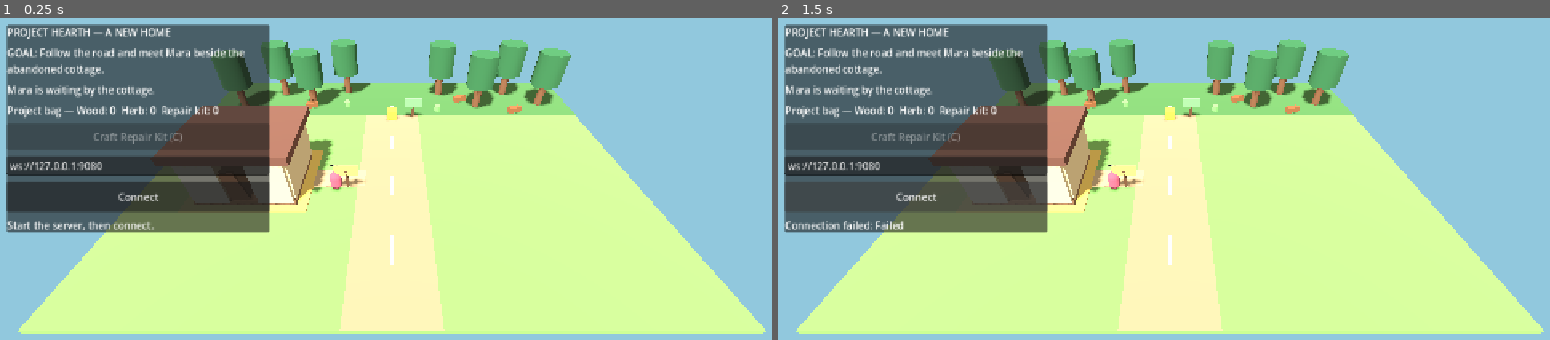
Above: before the commit, frames 1-2 (left to right).
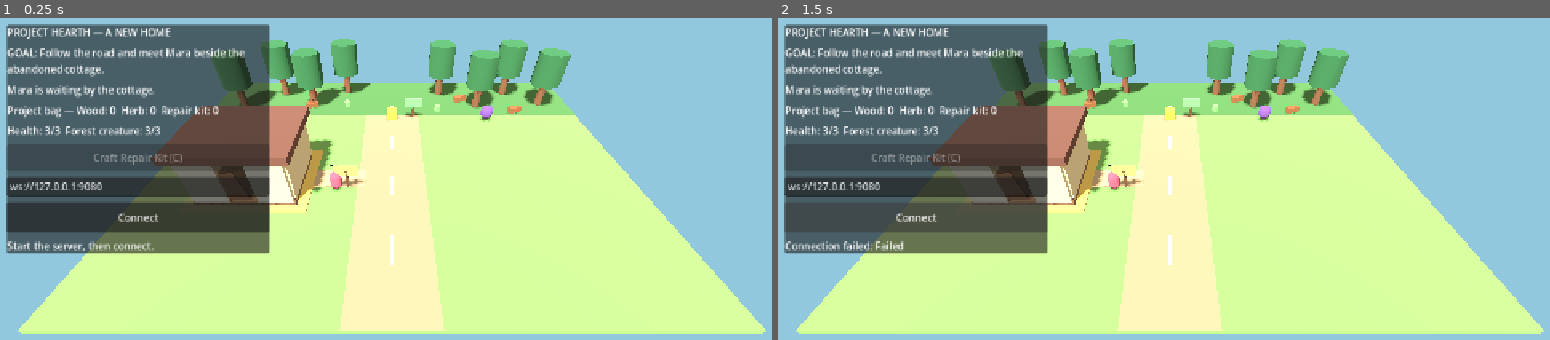
Above: after the commit, the same moments.

Repository: bayajitmohammed/project-hearth
Game: Godot game, scene res://main.tscn
The game is run twice, just before and just after one commit, with the same random seed, the same clock (stepped at 60 frames per second) and the same inputs.
Inputs:
- Up to frame 1 (0.25 s): no input
- Up to frame 2 (1.5 s): tap Enter at 0.5 s; hold D (move_right) 0.53-1.25 s; tap C (craft) at 0.6 s; tap E (interact) at 0.8 s; click "Connect" at 1.25 s

The runs differ from the first frame. In frame 1, 7.3% of the frame differs, in the area x 0-64%, y 27-74%; in frame 2, 7.2%.

Commit message:
Add forest creature and revive loop

Diff:
--- a/project.godot
+++ b/project.godot
@@ -63,6 +63,12 @@
 , Object(InputEventJoypadButton,"resource_local_to_scene":false,"resource_name":"","device":-1,"button_index":3,"pressure":0.0,"pressed":false,"script":null)
 ]
 }
+attack={
+"deadzone": 0.2,
+"events": [Object(InputEventKey,"resource_local_to_scene":false,"resource_name":"","device":16,"window_id":0,"alt_pressed":false,"shift_pressed":false,"ctrl_pressed":false,"meta_pressed":false,"pressed":false,"keycode":32,"physical_keycode":32,"key_label":32,"unicode":32,"location":0,"echo":false,"script":null)
+, Object(InputEventJoypadButton,"resource_local_to_scene":false,"resource_name":"","device":-1,"button_index":2,"pressure":0.0,"pressed":false,"script":null)
+]
+}
 
 [physics]
 
--- a/scripts/graybox_world.gd
+++ b/scripts/graybox_world.gd
@@ -15,6 +15,7 @@
 	var resource_nodes := _add_resources(root)
 	var repair_nodes := _add_repair_markers(root)
 	var repair_result_nodes := _add_repair_results(root)
+	var creature := _add_creature(root)
 
 	var supplies := _add_box(
 		root,
@@ -40,6 +41,7 @@
 		"resources": resource_nodes,
 		"repairs": repair_nodes,
 		"repair_results": repair_result_nodes,
+		"creature": creature,
 	}
 
 
@@ -171,6 +173,19 @@
 	for node: MeshInstance3D in nodes.values():
 		node.visible = false
 	return nodes
+
+
+static func _add_creature(root: Node3D) -> MeshInstance3D:
+	var creature := MeshInstance3D.new()
+	creature.name = "ForestCreature"
+	var mesh := CapsuleMesh.new()
+	mesh.radius = 0.55
+	mesh.height = 1.2
+	creature.mesh = mesh
+	creature.position = WorldStateModel.CREATURE_SPAWN
+	creature.material_override = _material(Color("7652a6"))
+	root.add_child(creature)
+	return creature
 
 
 static func _add_sign(root: Node3D, sign_name: String, sign_position: Vector3, color: Color) -> void:
--- a/scripts/main.gd
+++ b/scripts/main.gd
@@ -19,6 +19,7 @@
 var objective_label: Label
 var dialogue_label: Label
 var inventory_label: Label
+var combat_label: Label
 var address_input: LineEdit
 var connect_button: Button
 var craft_button: Button
@@ -27,6 +28,7 @@
 var resource_nodes: Dictionary = {}
 var repair_nodes: Dictionary = {}
 var repair_result_nodes: Dictionary = {}
+var creature_node: MeshInstance3D
 
 
 func _ready() -> void:
@@ -61,6 +63,8 @@
 		_request_interaction()
 	if Input.is_action_just_pressed("craft"):
 		_request_craft()
+	if Input.is_action_just_pressed("attack"):
+		_request_attack()
 
 
 func _process(delta: float) -> void:
@@ -79,6 +83,8 @@
 		world_state.move_player(token, pending_input, delta)
 		if world_state.try_collect(token):
 			_save_world()
+	if world_state.simulate_creature(delta, peer_to_token.values()):
+		_save_world()
 
 	snapshot_accumulator += delta
 	if snapshot_accumulator >= 0.05:
@@ -128,6 +134,18 @@
 	if not peer_to_token.has(sender_id):
 		return
 	if world_state.craft_repair_kit():
+		_save_world()
+		receive_snapshot.rpc(_snapshot_for_clients())
+
+
+@rpc("any_peer", "call_remote", "reliable")
+func request_attack() -> void:
+	if not is_server:
+		return
+	var sender_id := multiplayer.get_remote_sender_id()
+	if not peer_to_token.has(sender_id):
+		return
+	if world_state.attack_creature(peer_to_token[sender_id]):
 		_save_world()
 		receive_snapshot.rpc(_snapshot_for_clients())
 
@@ -139,7 +157,9 @@
 	for token: String in positions:
 		seen_tokens[token] = true
 		var position: Vector3 = positions[token]
-		_get_or_create_player_node(token).position = position
+		var player_node := _get_or_create_player_node(token)
+		player_node.position = position
+		player_node.scale = Vector3(1.0, 0.35, 1.0) if bool(snapshot.get("downed_players", {}).get(token, false)) else Vector3.ONE
 	for token: String in player_nodes.keys():
 		if not seen_tokens.has(token):
 			player_nodes[token].queue_free()
@@ -161,6 +181,10 @@
 		materials,
 		repairs
 	)
+	var creature_defeated := bool(snapshot.get("creature_defeated", false))
+	creature_node.visible = not creature_defeated
+	creature_node.position = snapshot.get("creature_position", WorldStateModel.CREATURE_SPAWN)
+	_update_combat_interface(snapshot, creature_defeated)
 
 
 func _start_server(port: int) -> void:
@@ -233,6 +257,11 @@
 		"materials": world_state.materials.duplicate(),
 		"gathered_resources": world_state.gathered_resources.duplicate(),
 		"repaired_parts": world_state.repaired_parts.duplicate(),
+		"player_health": world_state.player_health.duplicate(),
+		"downed_players": world_state.downed_players.duplicate(),
+		"creature_position": world_state.creature_position,
+		"creature_health": world_state.creature_health,
+		"creature_defeated": world_state.creature_defeated,
 	}
 
 
@@ -287,6 +316,7 @@
 	resource_nodes = world_nodes["resources"]
 	repair_nodes = world_nodes["repairs"]
 	repair_result_nodes = world_nodes["repair_results"]
+	creature_node = world_nodes["creature"]
 
 
 func _build_interface() -> void:
@@ -321,6 +351,9 @@
 	inventory_label = Label.new()
 	inventory_label.text = "Project bag — Wood: 0  Herb: 0  Repair kit: 0"
 	content.add_child(inventory_label)
+	combat_label = Label.new()
+	combat_label.text = "Health: 3/3  Forest creature: 3/3"
+	content.add_child(combat_label)
 	craft_button = Button.new()
 	craft_button.text = "Craft Repair Kit (C)"
 	craft_button.custom_minimum_size.y = 42.0
@@ -367,6 +400,11 @@
 	craft_touch_button.custom_minimum_size = Vector2(88.0, 72.0)
 	craft_touch_button.pressed.connect(_request_craft)
 	controls.add_child(craft_touch_button)
+	var attack_touch_button := Button.new()
+	attack_touch_button.text = "Attack"
+	attack_touch_button.custom_minimum_size = Vector2(88.0, 72.0)
+	attack_touch_button.pressed.connect(_request_attack)
+	controls.add_child(attack_touch_button)
 
 
 func _add_touch_button(parent: Control, label: String, direction: String) -> void:
@@ -397,6 +435,23 @@
 func _request_craft() -> void:
 	if client_connected:
 		request_craft_repair_kit.rpc_id(1)
+
+
+func _request_attack() -> void:
+	if client_connected:
+		request_attack.rpc_id(1)
+
+
+func _update_combat_interface(snapshot: Dictionary, creature_defeated: bool) -> void:
+	var health := int(snapshot.get("player_health", {}).get(local_token, WorldStateModel.PLAYER_MAX_HEALTH))
+	var is_downed := bool(snapshot.get("downed_players", {}).get(local_token, false))
+	var creature_text := "defeated" if creature_defeated else "%d/%d" % [int(snapshot.get("creature_health", 0)), WorldStateModel.CREATURE_MAX_HEALTH]
+	combat_label.text = "Health: %d/%d%s  Forest creature: %s" % [
+		health,
+		WorldStateModel.PLAYER_MAX_HEALTH,
+		" — DOWNED, another player must use E nearby" if is_downed else "",
+		creature_text,
+	]
 
 
 func _update_quest_interface(quest_stage: String, materials: Dictionary, repairs: Dictionary) -> void:
--- a/scripts/world_state.gd
+++ b/scripts/world_state.gd
@@ -26,6 +26,9 @@
 	"wall": Vector3(-13.7, 0.6, 3.0),
 	"garden": Vector3(-7.0, 0.6, 0.3),
 }
+const CREATURE_SPAWN := Vector3(9.0, 0.65, -6.5)
+const CREATURE_MAX_HEALTH := 3
+const PLAYER_MAX_HEALTH := 3
 
 var collectible_collected := false
 var positions: Dictionary = {}
@@ -33,15 +36,28 @@
 var materials := {"wood": 0, "herb": 0, "repair_kit": 0}
 var gathered_resources: Dictionary = {}
 var repaired_parts := {"door": false, "wall": false, "garden": false}
+var player_health: Dictionary = {}
+var downed_players: Dictionary = {}
+var creature_position := CREATURE_SPAWN
+var creature_health := CREATURE_MAX_HEALTH
+var creature_defeated := false
+var creature_attack_cooldown := 0.0
 
 
 func register_player(player_token: String) -> Vector3:
 	if not positions.has(player_token):
 		positions[player_token] = SPAWN_POINT
+	if not player_health.has(player_token):
+		player_health[player_token] = PLAYER_MAX_HEALTH
+	if not downed_players.has(player_token):
+		downed_players[player_token] = false
 	return positions[player_token]
 
 
 func move_player(player_token: String, input_vector: Vector2, delta: float) -> Vector3:
+	register_player(player_token)
+	if bool(downed_players.get(player_token, false)):
+		return positions[player_token]
 	var direction := Vector3(input_vector.x, 0.0, input_vector.y)
 	if direction.length_squared() > 1.0:
 		direction = direction.normalized()
@@ -119,10 +135,69 @@
 
 func interact(player_token: String) -> bool:
 	return (
-		interact_with_mara(player_token)
+		try_revive_player(player_token)
+		or interact_with_mara(player_token)
 		or try_gather_resource(player_token)
 		or try_repair_cottage(player_token)
 	)
+
+
+func attack_creature(player_token: String) -> bool:
+	register_player(player_token)
+	if creature_defeated or bool(downed_players.get(player_token, false)):
+		return false
+	if positions[player_token].distance_to(creature_position) > 2.0:
+		return false
+	creature_health -= 1
+	if creature_health <= 0:
+		creature_health = 0
+		creature_defeated = true
+	return true
+
+
+func simulate_creature(delta: float, active_tokens: Array) -> bool:
+	if creature_defeated:
+		return false
+	creature_attack_cooldown = maxf(creature_attack_cooldown - delta, 0.0)
+	var target_token := ""
+	var target_distance := INF
+	for player_token: String in active_tokens:
+		register_player(player_token)
+		if bool(downed_players.get(player_token, false)):
+			continue
+		var distance := creature_position.distance_to(positions[player_token])
+		if distance < target_distance:
+			target_distance = distance
+			target_token = player_token
+	if target_token.is_empty() or target_distance > 6.0:
+		return false
+	var target_position: Vector3 = positions[target_token]
+	if target_distance > 1.15:
+		var direction := (target_position - creature_position).normalized()
+		creature_position += direction * minf(1.5 * delta, target_distance - 1.0)
+		creature_position.y = CREATURE_SPAWN.y
+		return false
+	if creature_attack_cooldown > 0.0:
+		return false
+	creature_attack_cooldown = 1.0
+	player_health[target_token] = maxi(int(player_health[target_token]) - 1, 0)
+	if int(player_health[target_token]) == 0:
+		downed_players[target_token] = true
+	return true
+
+
+func try_revive_player(helper_token: String) -> bool:
+	register_player(helper_token)
+	if bool(downed_players.get(helper_token, false)):
+		return false
+	for player_token: String in downed_players:
+		if player_token == helper_token or not bool(downed_players[player_token]):
+			continue
+		if positions[helper_token].distance_to(register_player(player_token)) <= INTERACTION_RADIUS:
+			downed_players[player_token] = false
+			player_health[player_token] = 2
+			return true
+	return false
 
 
 func _all_repairs_complete() -> bool:
@@ -144,6 +219,11 @@
 		"materials": materials.duplicate(),
 		"gathered_resources": gathered_resources.duplicate(),
 		"repaired_parts": repaired_parts.duplicate(),
+		"player_health": player_health.duplicate(),
+		"downed_players": downed_players.duplicate(),
+		"creature_position": [creature_position.x, creature_position.y, creature_position.z],
+		"creature_health": creature_health,
+		"creature_defeated": creature_defeated,
 		"positions": encoded_positions,
 	}
 
@@ -164,6 +244,15 @@
 		"wall": bool(saved_repairs.get("wall", false)),
 		"garden": bool(saved_repairs.get("garden", false)),
 	}
+	player_health = data.get("player_health", {}).duplicate()
+	downed_players = data.get("downed_players", {}).duplicate()
+	var encoded_creature: Array = data.get("creature_position", [])
+	if encoded_creature.size() == 3:
+		creature_position = Vector3(float(encoded_creature[0]), float(encoded_creature[1]), float(encoded_creature[2]))
+	else:
+		creature_position = CREATURE_SPAWN
+	creature_health = int(data.get("creature_health", CREATURE_MAX_HEALTH))
+	creature_defeated = bool(data.get("creature_defeated", false))
 	positions.clear()
 	var encoded_positions: Dictionary = data.get("positions", {})
 	for player_token: String in encoded_positions:
--- a/tests/test_world_state.gd
+++ b/tests/test_world_state.gd
@@ -46,5 +46,26 @@
 	assert(restored.gathered_resources.size() == 3)
 	assert(restored.repaired_parts.values().all(func(value: bool) -> bool: return value))
 	assert(restored.register_player("player-a") == state.positions["player-a"])
+
+	var combat_state := WorldStateModel.new()
+	combat_state.register_player("fighter")
+	combat_state.positions["fighter"] = WorldStateModel.CREATURE_SPAWN + Vector3(1.0, 0.0, 0.0)
+	for hit: int in WorldStateModel.CREATURE_MAX_HEALTH:
+		assert(combat_state.attack_creature("fighter"), "Attack %d should hit." % hit)
+	assert(combat_state.creature_defeated)
+	assert(not combat_state.attack_creature("fighter"))
+
+	var revive_state := WorldStateModel.new()
+	revive_state.register_player("victim")
+	revive_state.register_player("helper")
+	revive_state.positions["victim"] = WorldStateModel.CREATURE_SPAWN
+	revive_state.positions["helper"] = WorldStateModel.CREATURE_SPAWN + Vector3(1.0, 0.0, 0.0)
+	for attack: int in WorldStateModel.PLAYER_MAX_HEALTH:
+		revive_state.creature_attack_cooldown = 0.0
+		assert(revive_state.simulate_creature(0.1, ["victim"]), "Creature attack %d should land." % attack)
+	assert(revive_state.downed_players["victim"], "The creature should down a player after three hits.")
+	assert(revive_state.try_revive_player("helper"))
+	assert(not revive_state.downed_players["victim"])
+	assert(revive_state.player_health["victim"] == 2)
 	print("PASS: Project Hearth world state")
 	quit()
Not shown, changed: README.md
